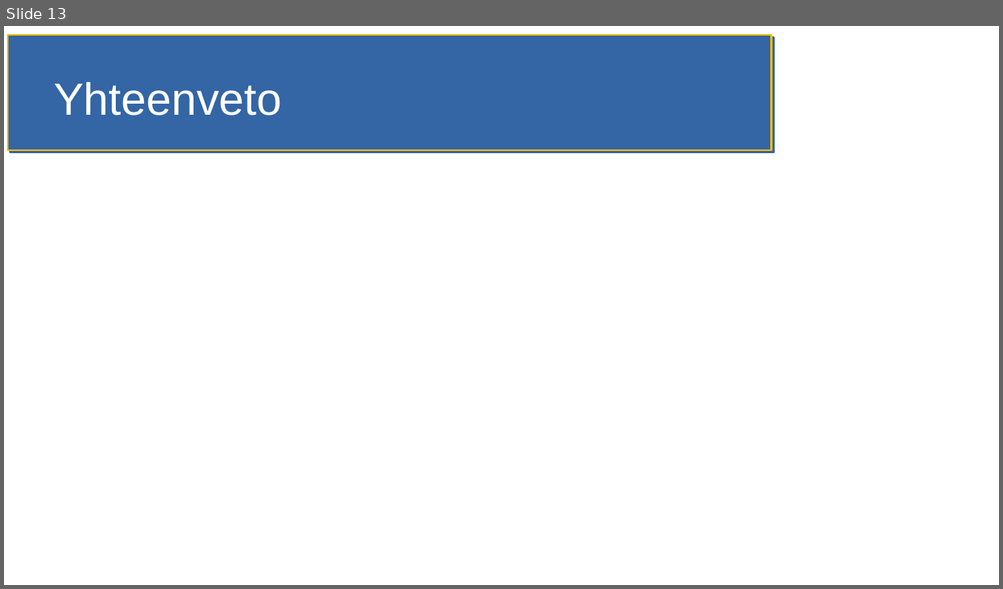
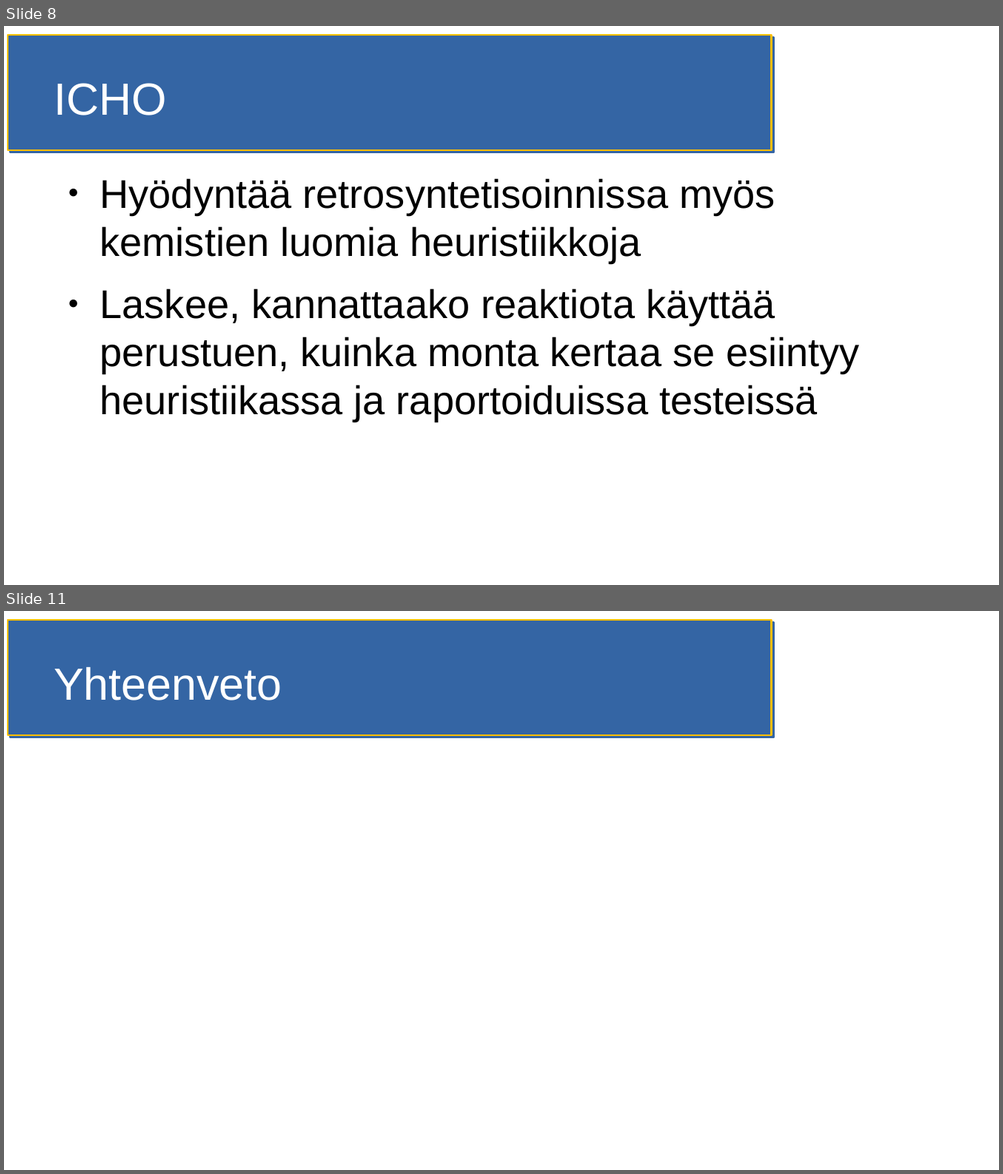
Before and after one commit to HegePI/kanditutkielma, a slide deck: esitelmä.odp. Shown one above the other, each under a label of ours: slide 13 before the commit, slides 8 and 11 after it; the slides between them are not shown. The pictures are 1003x589 and 1003x1174 pixels, drawn with LibreOffice and Linux fonts; fonts in the diff are those of the drawing. Boxes give left, top, right and bottom in pixels: in the first picture for what was removed or moved away, otherwise in the second. Text is boxed around its words. In the diff, an @@ line names an element or a change of style, - is before the commit and + after.

```diff
--- a/esitelmä.odp
+++ b/esitelmä.odp
@@ slide 8 added at bbox=[4, 26, 999, 585], background #FFFFFF; not listed: 1 template element that a slide beside it also shows @@
@@ title added at bbox=[54, 83, 166, 116], 36 pt, text #FFFFFF @@
+ICHO
@@ text added at bbox=[100, 178, 859, 422], 32 pt, text #000000 @@
+● Hyödyntää retrosyntetisoinnissa myös kemistien luomia heuristiikkoja
+● Laskee, kannattaako reaktiota käyttää perustuen, kuinka monta kertaa se esiintyy heuristiikassa ja raportoiduissa testeissä
@@ what was slide 13 is now slide 11 @@
```
Also in this commit, not shown: 3 slides changed, 6 other slides added, 9 slides removed, 5 other files.
